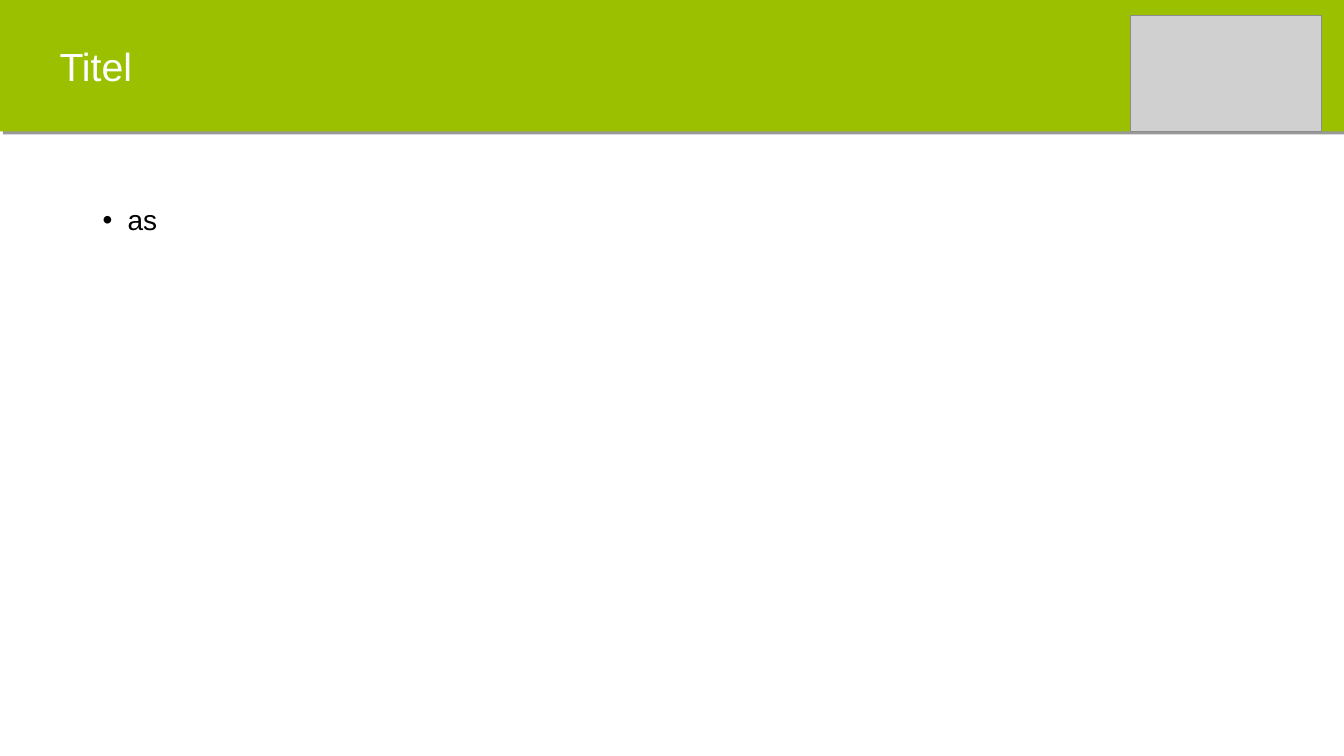
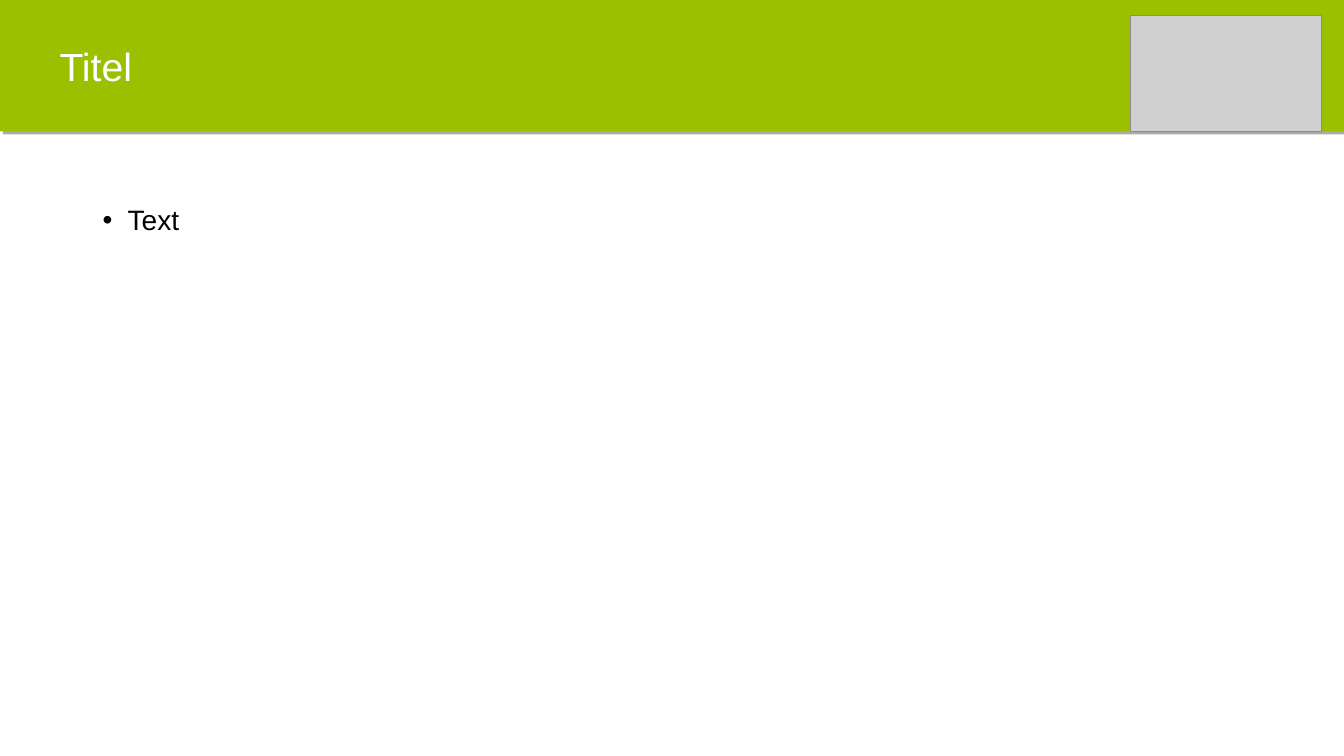
Before and after one commit to itzMatze/PSE-Team02, a slide deck: slide 4 of 5 Präsentation/mensameet_abschluss.odp (slide 3 before the commit). Drawn at 1344x756 pixels with LibreOffice and Linux fonts; fonts in the diff are those of the drawing; grey boxes stand for pictures. Boxes give left, top, right and bottom in pixels: in the first picture for what was removed or moved away, otherwise in the second. Text is boxed around its words. In the diff, an @@ line names an element or a change of style, - is before the commit and + after.

```diff
--- a/5 Präsentation/mensameet_abschluss.odp
+++ b/5 Präsentation/mensameet_abschluss.odp
@@ title "Titel" at [0, 0, 1344, 131]: shadow changed @@
@@ text at [128, 210, 179, 231]: text changed @@
-• as
+• Text
```
Also in this commit, not shown: 1 other slide changed, 5 slides added.
